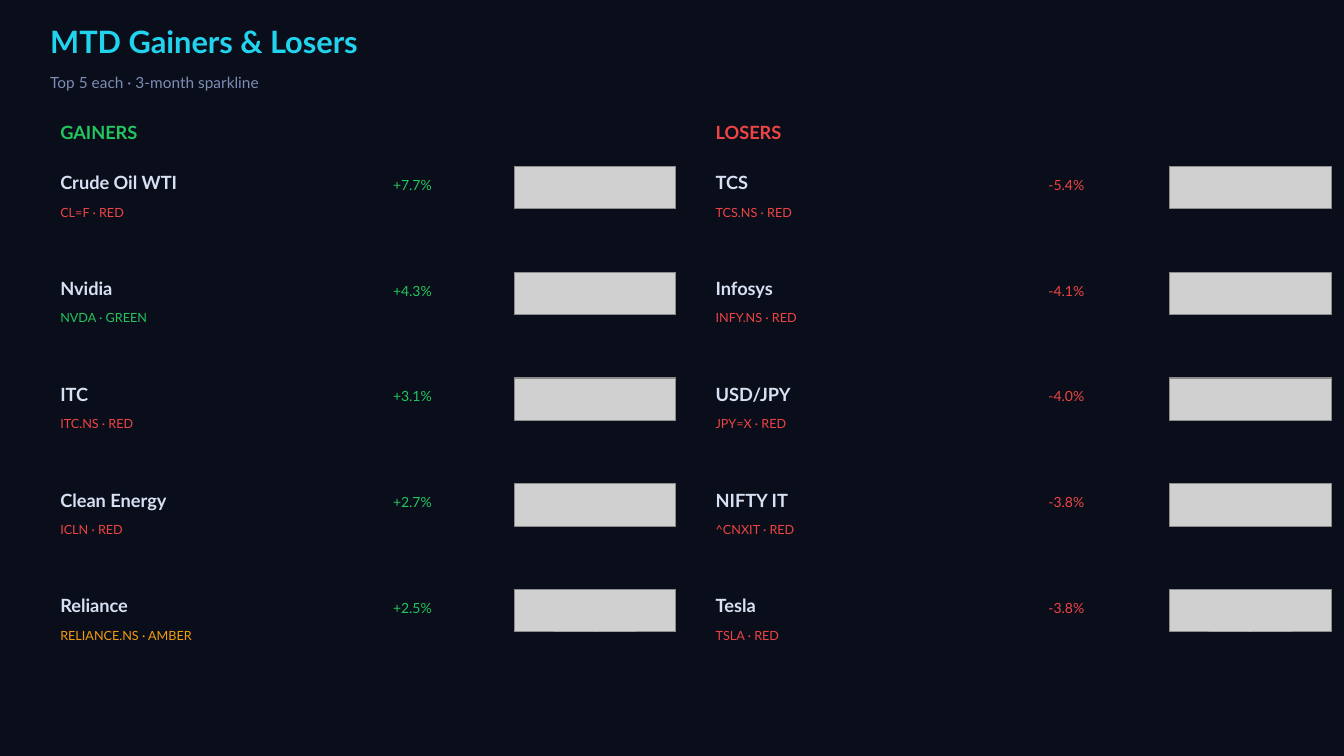
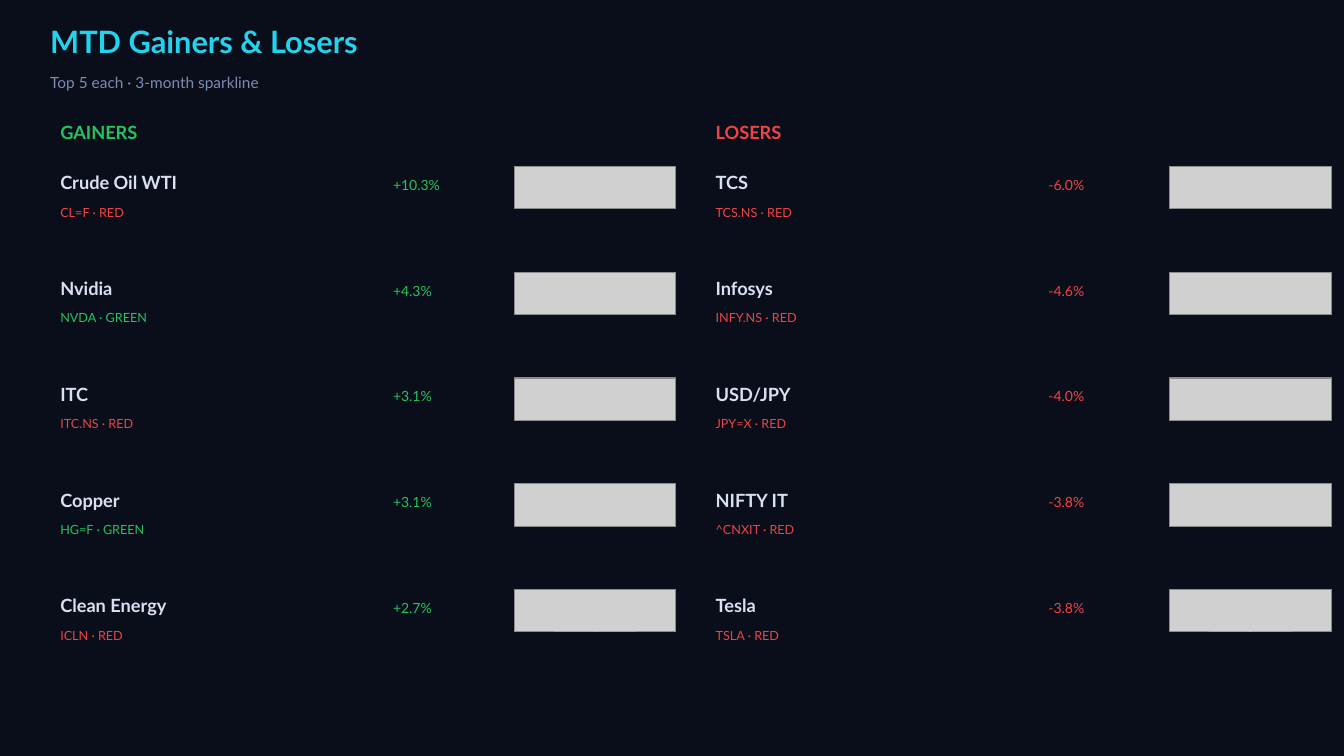
Before and after one commit to Pravkum23/pmr-terminal, a slide deck: slide 2 of docs/pmr_daily.pptx. Drawn at 1344x756 pixels with LibreOffice and Linux fonts; fonts in the diff are those of the drawing; grey boxes stand for pictures. Boxes give left, top, right and bottom in pixels: in the first picture for what was removed or moved away, otherwise in the second. Text is boxed around its words. In the diff, an @@ line names an element or a change of style, - is before the commit and + after.

```diff
--- a/docs/pmr_daily.pptx
+++ b/docs/pmr_daily.pptx
@@ text at (393, 180, 440, 190): text changed @@
-+7.7%
++10.3%
@@ text at (1048, 180, 1084, 190): text changed @@
--5.4%
+-6.0%
@@ text at (1048, 286, 1084, 296): text changed @@
--4.1%
+-4.6%
@@ text added at (60, 493, 119, 510), 13 pt, text #D7E1F3, bold @@
+Copper
@@ text at (393, 497, 432, 507): text changed @@
-+2.7%
++3.1%
@@ text added at (60, 525, 144, 534), 9 pt, text #22C55E @@
+HG=F · GREEN
@@ text "Clean Energy": place and size @@
-text "Clean Energy" at (60, 493, 166, 511)
+text "Clean Energy" at (60, 598, 166, 616)
@@ text removed at (60, 598, 128, 612) @@
-Reliance
@@ text "ICLN · RED": place and size @@
-text "ICLN · RED" at (60, 525, 123, 534)
+text "ICLN · RED" at (60, 631, 123, 640)
@@ text at (393, 603, 432, 613): text changed @@
-+2.5%
++2.7%
@@ text removed at (60, 631, 192, 640) @@
-RELIANCE.NS · AMBER
```
Also in this commit, not shown: 3 other slides changed, 2 other files.
